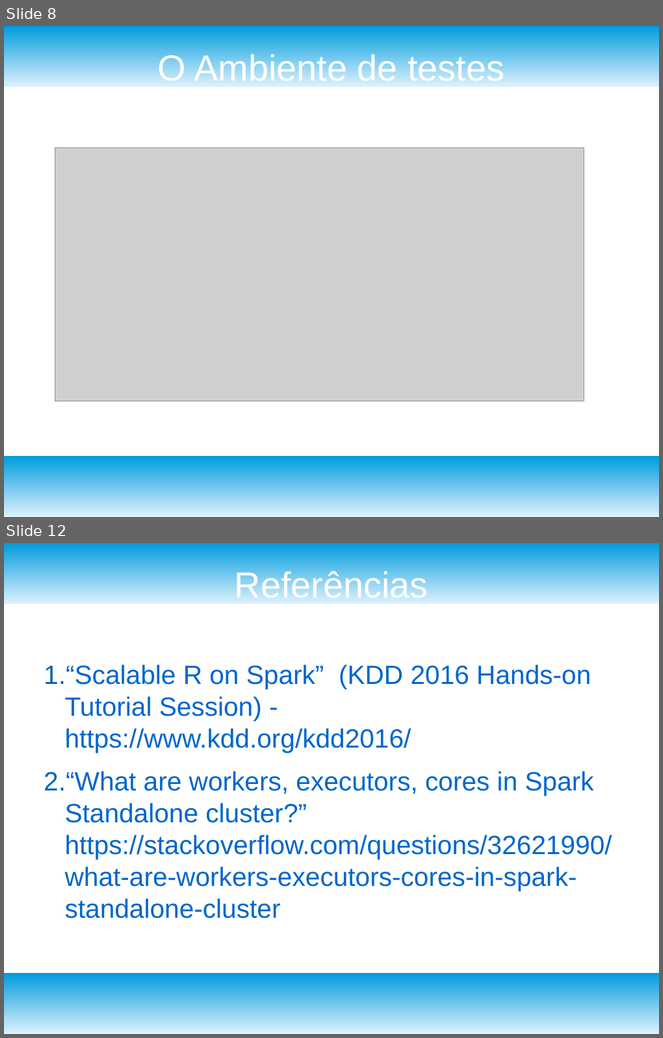
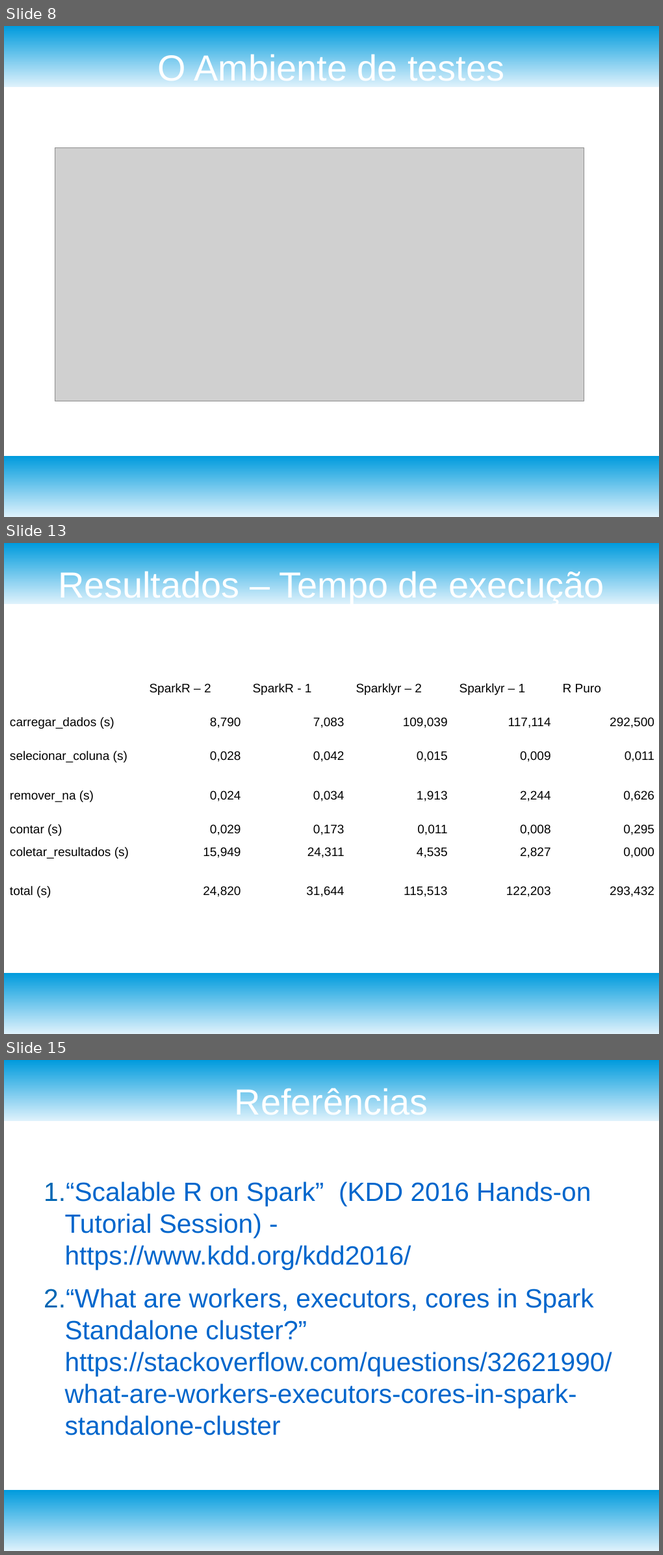
Before and after one commit to gustavoP/paralelo, a slide deck: T2-Jeff/Apresentação.odp. Shown one above the other, each under a label of ours: slides 8 and 12 before the commit, slides 8, 13 and 15 after it; the slides between them are not shown. The pictures are 663x1038 and 663x1555 pixels, drawn with LibreOffice and Linux fonts; fonts in the diff are those of the drawing; grey boxes stand for pictures. Boxes give left, top, right and bottom in pixels: in the first picture for what was removed or moved away, otherwise in the second. Text is boxed around its words. In the diff, an @@ line names an element or a change of style, - is before the commit and + after.

Commit message:
Resultados

```diff
--- a/T2-Jeff/Apresentação.odp
+++ b/T2-Jeff/Apresentação.odp
@@ slide 13 added at box(4, 543, 659, 1034), background #FFFFFF; not listed: 2 template elements that a slide beside it also shows @@
@@ title added at box(58, 569, 604, 604), 44 pt, text #FFFFFF @@
+Resultados – Tempo de execução
@@ table added at box(4, 679, 659, 904), 7 rows, 6 columns @@
+ | SparkR – 2 | SparkR - 1 | Sparklyr – 2 | Sparklyr – 1 | R Puro
+carregar_dados (s) | 8,790 | 7,083 | 109,039 | 117,114 | 292,500
+selecionar_coluna (s) | 0,028 | 0,042 | 0,015 | 0,009 | 0,011
+remover_na (s) | 0,024 | 0,034 | 1,913 | 2,244 | 0,626
+contar (s) | 0,029 | 0,173 | 0,011 | 0,008 | 0,295
+coletar_resultados (s) | 15,949 | 24,311 | 4,535 | 2,827 | 0,000
+total (s) | 24,820 | 31,644 | 115,513 | 122,203 | 293,432
@@ what was slide 12 is now slide 15 @@
```
Also in this commit, not shown: 5 other slides added, 3 slides removed, 13 other files.
